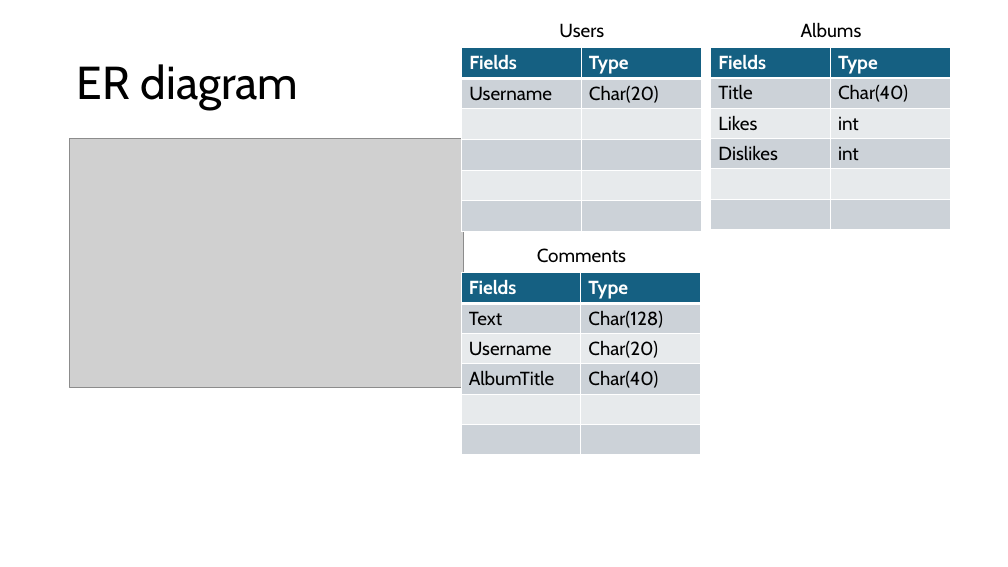
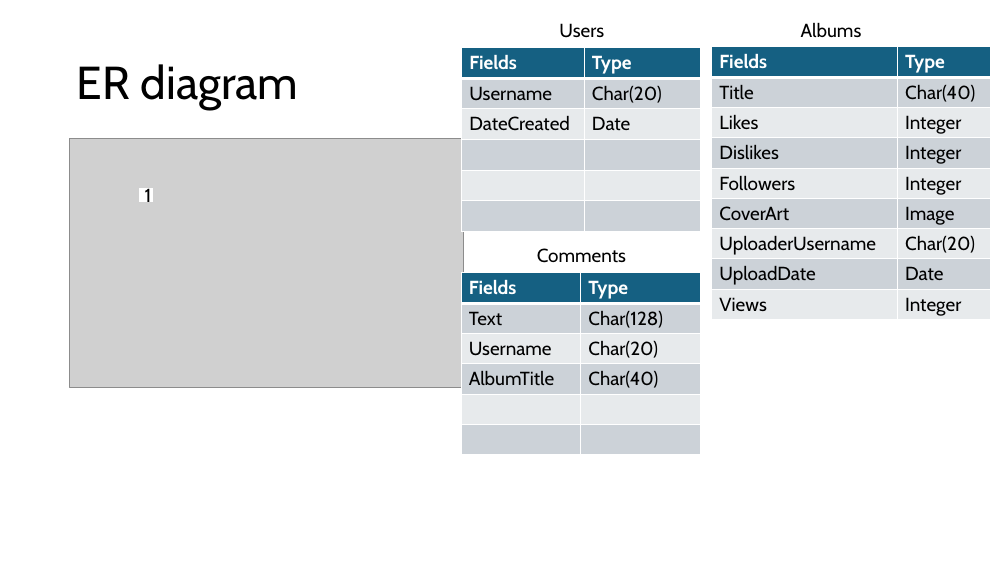
Before and after one commit to MalachyMcGinnity/WAD2GroupProject, a slide deck: slide 4 of WAD2 Group Project Design Spec.pptx. Drawn at 1008x567 pixels with LibreOffice and Linux fonts; fonts in the diff are those of the drawing; grey boxes stand for pictures. Boxes give left, top, right and bottom in pixels: in the first picture for what was removed or moved away, otherwise in the second. Text is boxed around its words. In the diff, an @@ line names an element or a change of style, - is before the commit and + after.

Commit message:
Minor changed to ER diagram

```diff
--- a/WAD2 Group Project Design Spec.pptx
+++ b/WAD2 Group Project Design Spec.pptx
@@ table at (462,48,701,229) @@
+row 3: DateCreated | Date
-row 6:  | 
@@ table at (712,47,991,320) @@
-row 3: Likes | int
-row 4: Dislikes | int
-row 5:  | 
-row 6:  | 
+row 3: Likes | Integer
+row 4: Dislikes | Integer
+row 5: Followers | Integer
+row 6: CoverArt | Image
+row 7: UploaderUsername | Char(20)
+row 8: UploadDate | Date
+row 9: Views | Integer
@@ table: place and size @@
-table at (711,48,950,229)
+table at (712,47,991,320)
@@ rectangle added at (140,188,152,201), fill #FFFFFF, outline #FFFFFF 1.5 pt, 18 pt, text #000000 @@
+1
```
Also in this commit, not shown: 1 other file.
